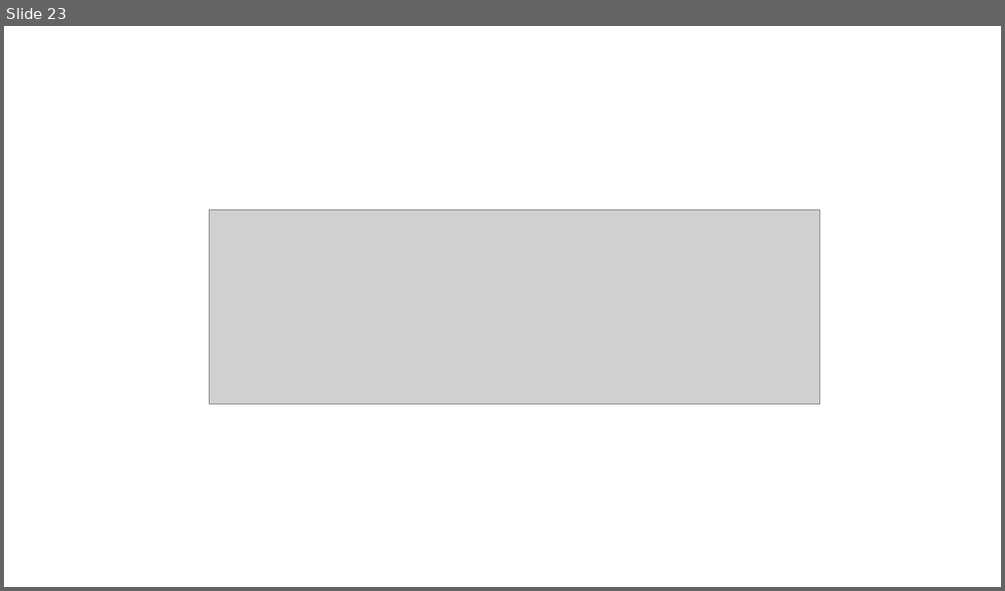
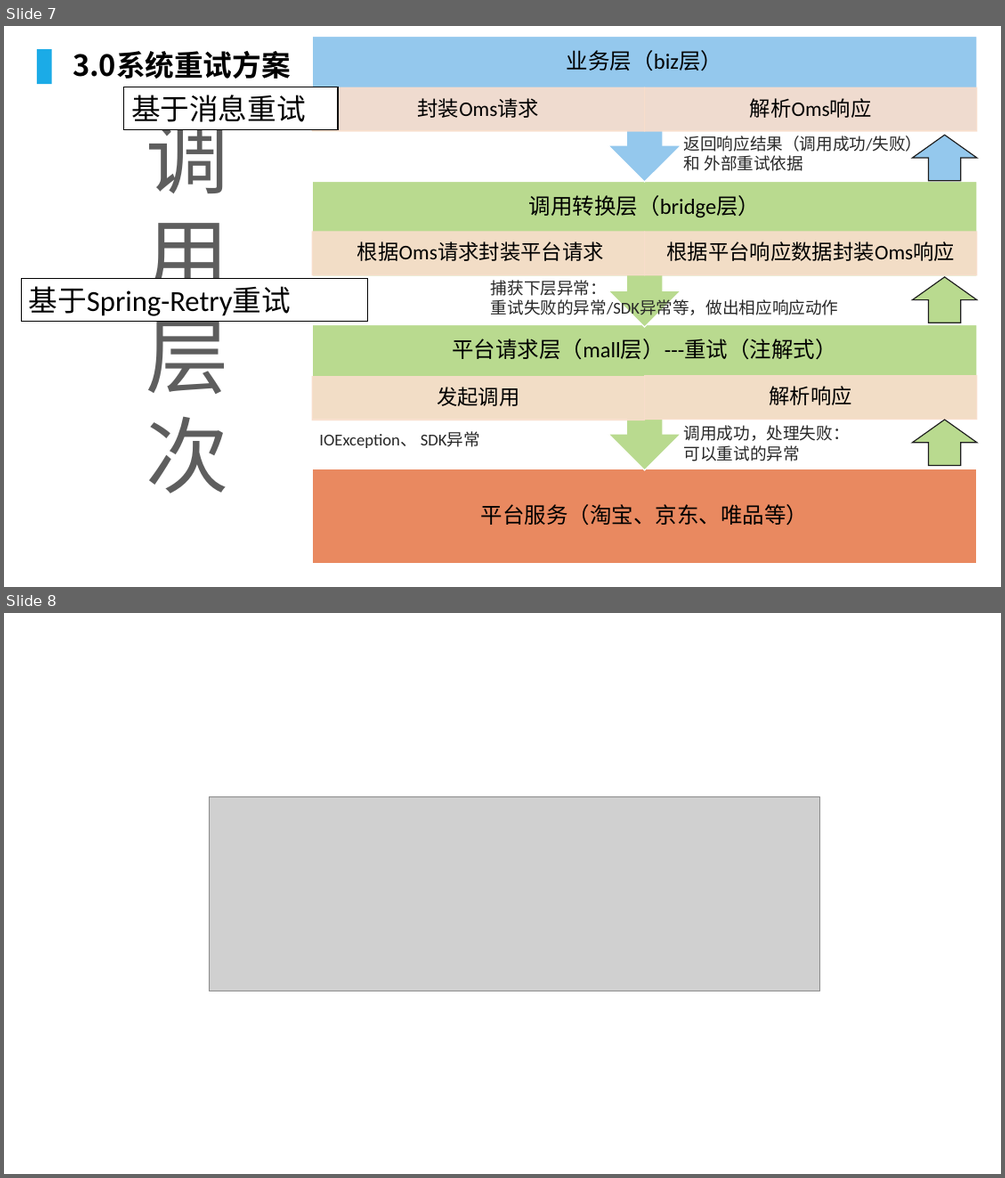
Before and after one commit to lcc929/notes, a slide deck: Spring-Retry.pptx. Shown one above the other, each under a label of ours: slide 23 before the commit, slides 7 and 8 after it. The pictures are 1005x591 and 1005x1178 pixels, drawn with LibreOffice and Linux fonts; fonts in the diff are those of the drawing; grey boxes stand for pictures; background and template pictures are left out. Boxes give left, top, right and bottom in pixels: in the first picture for what was removed or moved away, otherwise in the second. Text is boxed around its words. In the diff, an @@ line names an element or a change of style, - is before the commit and + after.

```diff
--- a/Spring-Retry.pptx
+++ b/Spring-Retry.pptx
@@ slide 7 added at (x1=4, y1=26, x2=1001, y2=587), background picture (left out) @@
@@ rectangle added at (x1=37, y1=49, x2=52, y2=84), fill #1BABE7 @@
@@ text added at (x1=73, y1=51, x2=291, y2=79), 28 pt, text #000000, bold @@
+3.0系统重试方案
@@ rectangle added at (x1=123, y1=87, x2=338, y2=129), fill #FFFFFF, outline #000000 1 pt, 28 pt, text #000000 @@
+基于消息重试
@@ text added at (x1=146, y1=103, x2=229, y2=493), 80 pt, text #5E5E5E @@
+调用层次
@@ group added at (x1=312, y1=37, x2=977, y2=564): 10 texts, 7 rectangles, 3 up arrow callouts @@
+平台服务（淘宝、京东、唯品等）
+平台请求层（mall层）---重试（注解式）
+发起调用
+解析响应
+调用转换层（bridge层）
+根据Oms请求封装平台请求
+根据平台响应数据封装Oms响应
+业务层（biz层）
+封装Oms请求
+解析Oms响应
@@ text added at (x1=684, y1=135, x2=922, y2=171), 16 pt, text #282828 @@
+返回响应结果（调用成功/失败）和 外部重试依据
@@ down arrow added at (x1=913, y1=135, x2=977, y2=181), fill #94C8ED, outline #1E1E1E 1 pt @@
@@ rectangle added at (x1=21, y1=279, x2=368, y2=321), fill #FFFFFF, outline #000000 1 pt, 28 pt, text #000000 @@
+基于Spring-Retry重试
@@ text added at (x1=491, y1=280, x2=839, y2=319), 16 pt, text #282828 @@
+捕获下层异常：
+重试失败的异常/SDK异常等，做出相应响应动作
@@ down arrow added at (x1=913, y1=277, x2=977, y2=323), fill #B9DA8F, outline #1E1E1E 1 pt @@
@@ text added at (x1=684, y1=425, x2=850, y2=461), 16 pt, text #282828 @@
+调用成功，处理失败：
+可以重试的异常
@@ down arrow added at (x1=913, y1=419, x2=977, y2=465), fill #B9DA8F, outline #1E1E1E 1 pt @@
@@ text added at (x1=319, y1=431, x2=480, y2=448), 16 pt, text #282828 @@
+IOException、 SDK异常
@@ what was slide 23 is now slide 8 @@
```
Also in this commit, not shown: 3 slides changed, 3 other slides added, 19 slides removed.
